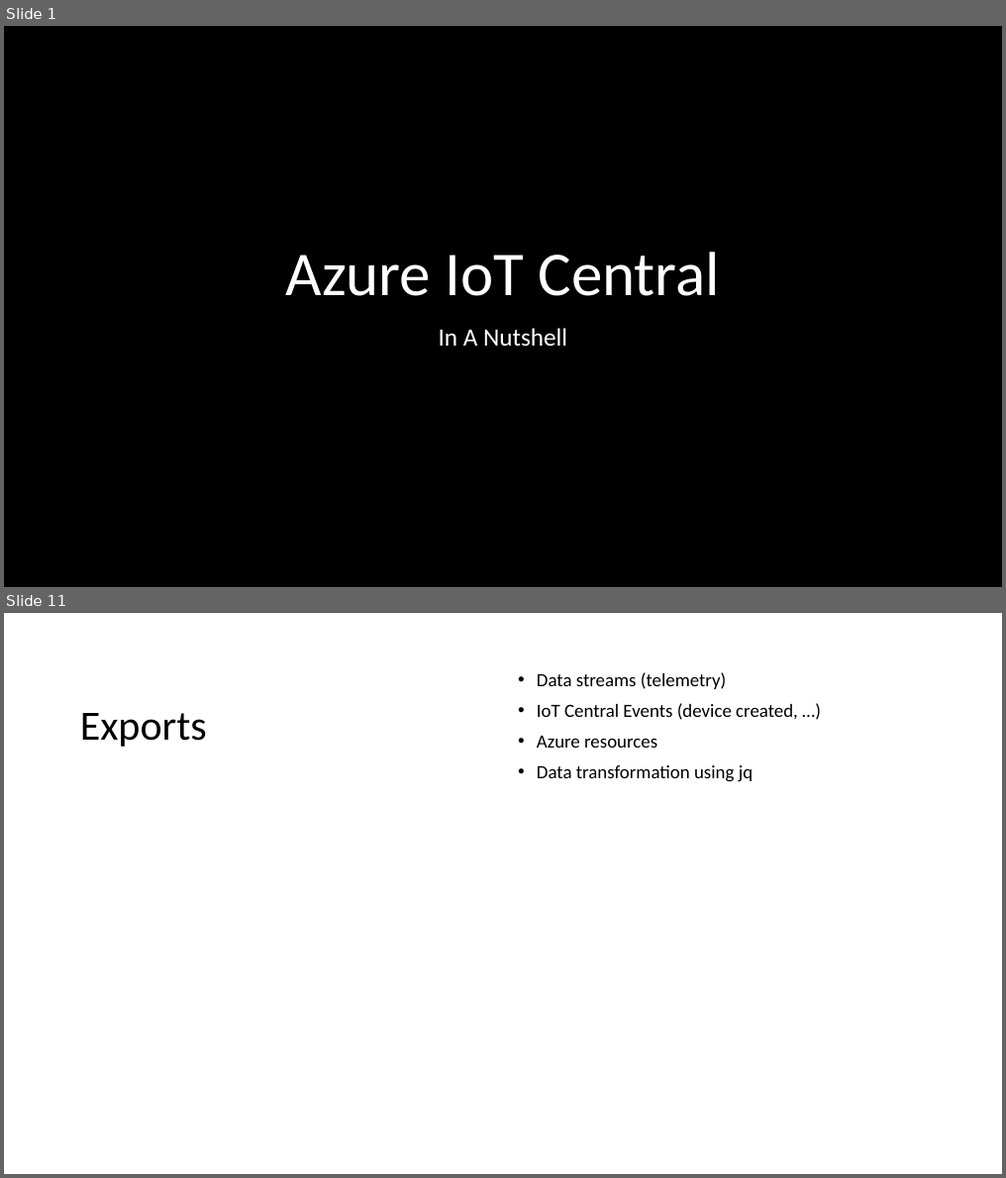
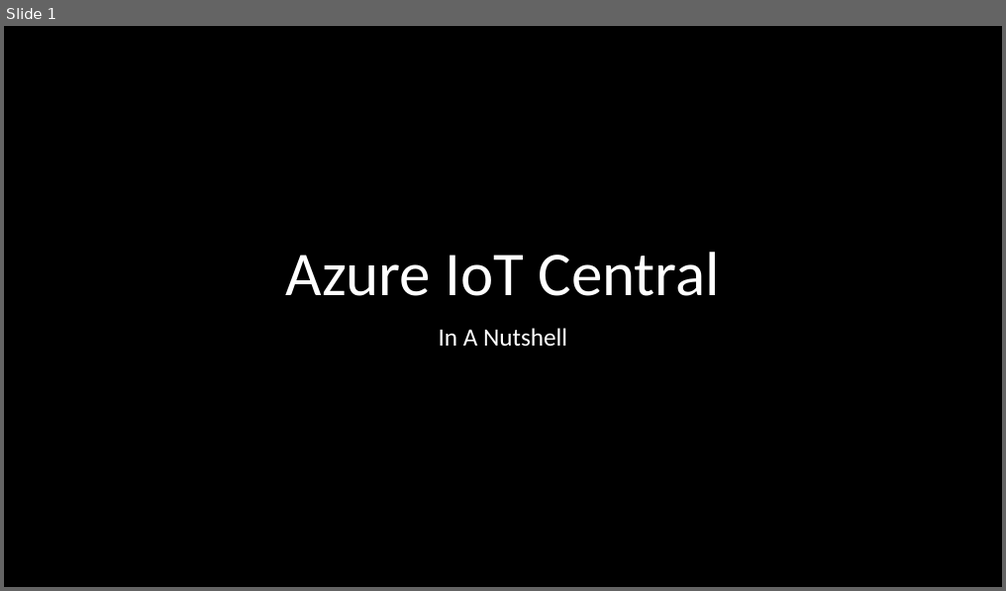
Before and after one commit to thomasgodon/DevCruiseTalk2023, a slide deck: .ppt/Azure Iot Central.pptx. Shown one above the other, each under a label of ours: slides 1 and 11 before the commit, slide 1 after it; the slides between them are not shown. The pictures are 1006x1178 and 1006x591 pixels, drawn with LibreOffice and Linux fonts; fonts in the diff are those of the drawing. Boxes give left, top, right and bottom in pixels: in the first picture for what was removed or moved away, otherwise in the second. Text is boxed around its words. In the diff, an @@ line names an element or a change of style, - is before the commit and + after.

```diff
--- a/.ppt/Azure Iot Central.pptx
+++ b/.ppt/Azure Iot Central.pptx
@@ slide 11 removed at [4, 613, 1002, 1174], background #FFFFFF @@
@@ text removed at [537, 672, 798, 782] @@
-• Data streams (telemetry)
-• IoT Central Events (device created, …)
-• Azure resources
-• Data transformation using jq
@@ title removed at [80, 713, 207, 747] @@
-Exports
```
Also in this commit, not shown: 2 slides changed, 3 slides added, 8 other slides removed.
